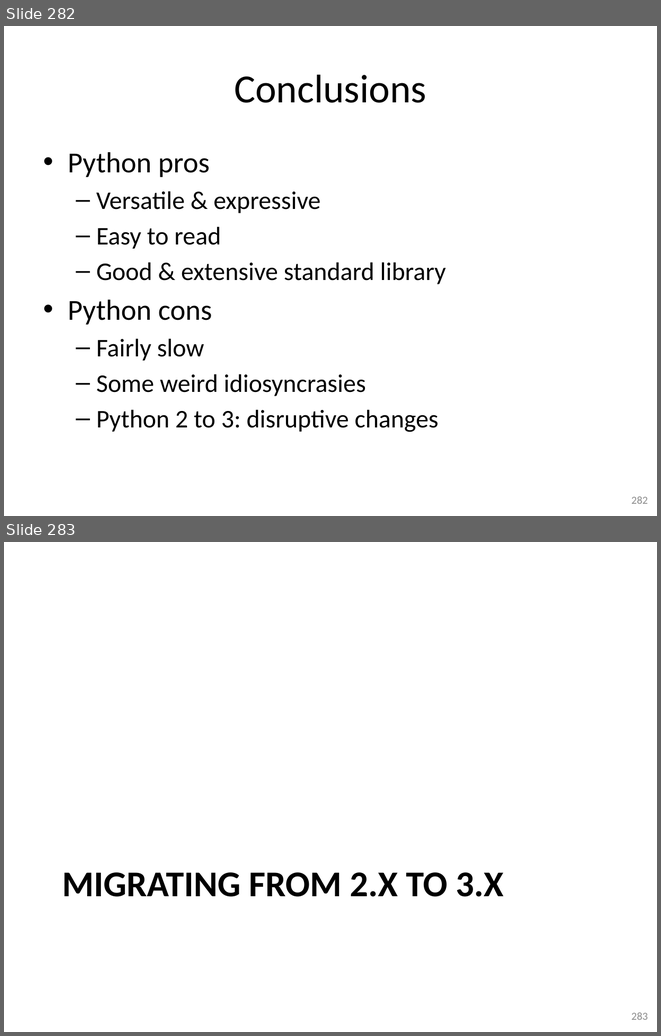
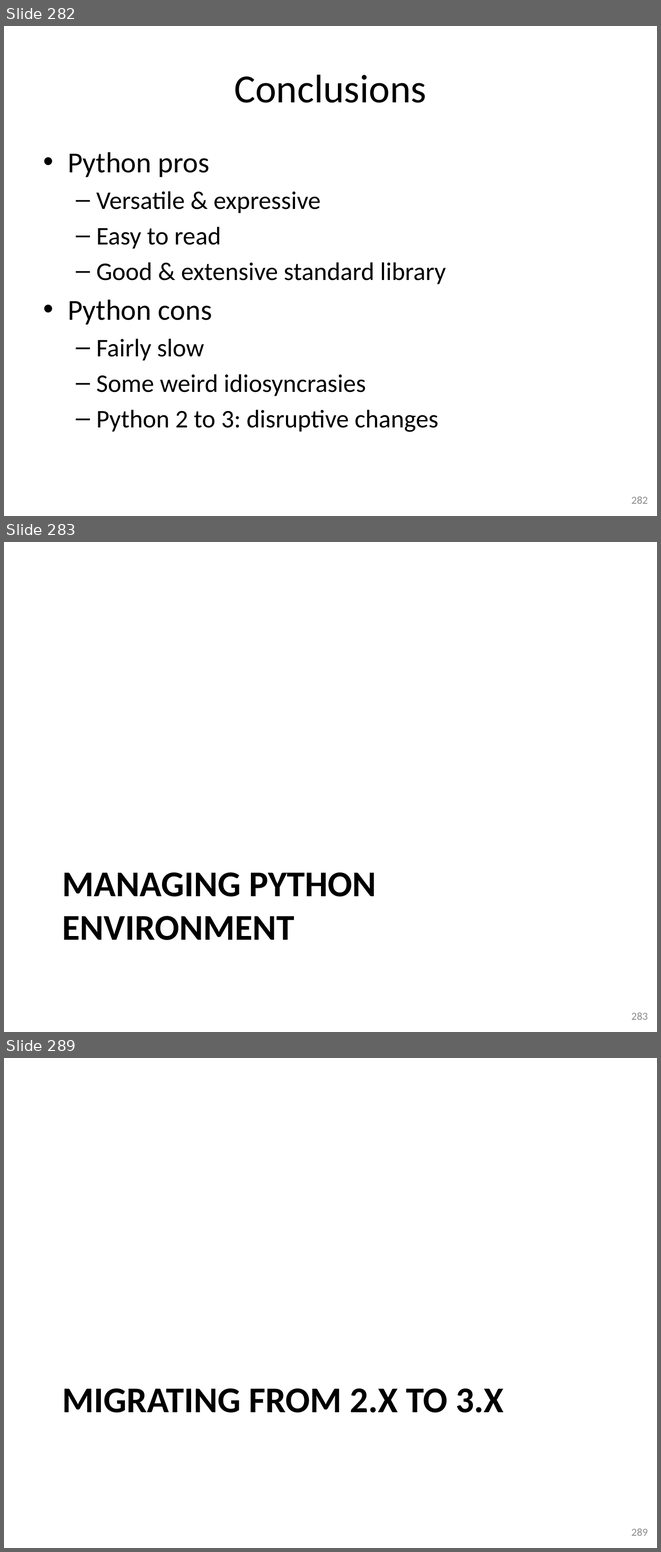
Before and after one commit to gjbex/training-material, a slide deck: Python/python-intro.pptx. Shown one above the other, each under a label of ours: slides 282 and 283 before the commit, slides 282, 283 and 289 after it; the slides between them are not shown. The pictures are 661x1036 and 661x1552 pixels, drawn with LibreOffice and Linux fonts; fonts in the diff are those of the drawing. Boxes give left, top, right and bottom in pixels: in the first picture for what was removed or moved away, otherwise in the second. Text is boxed around its words. In the diff, an @@ line names an element or a change of style, - is before the commit and + after.

```diff
--- a/Python/python-intro.pptx
+++ b/Python/python-intro.pptx
@@ slide 283 added at box(4, 542, 657, 1032), background #FFFFFF @@
@@ title added at box(62, 872, 376, 940), 40 pt, text #000000, bold @@
+MANAGING PYTHON ENVIRONMENT
@@ page number added at box(632, 1012, 648, 1020), 12 pt, text #8C8C8C @@
+283
@@ what was slide 283 is now slide 289 @@
@@ page number at box(632, 1528, 648, 1536): text changed @@
-283
+289
```
Also in this commit, not shown: 1 slide changed, 5 other slides added.
